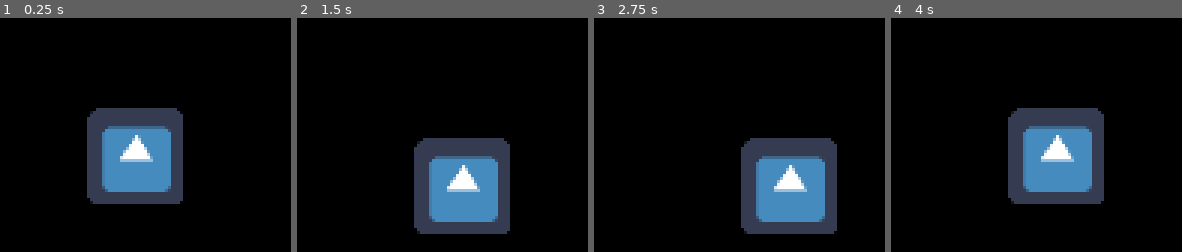
Above: before the commit, frames 1-4 (left to right).
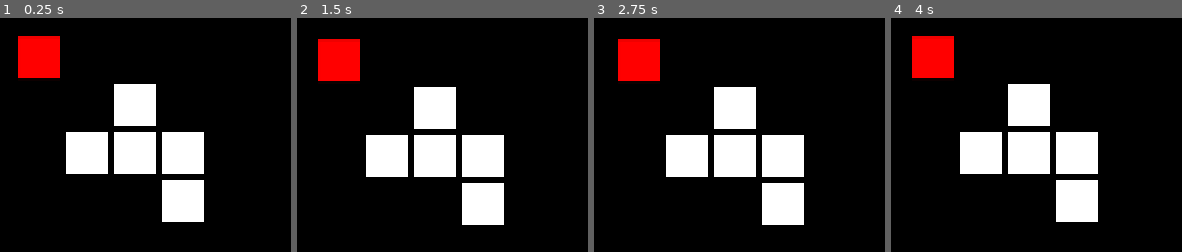
Above: after the commit, the same moments.

Repository: skugele/polyomino-imagery-env
Game: Godot game, scene res://scenes/experiment.tscn
The game is run twice, just before and just after one commit, with the same random seed, the same clock (stepped at 60 frames per second) and the same inputs. The engine's default icon, where the game draws it, is replaced by a stand-in: a white triangle on a blue panel in a dark square.
Inputs:
- Up to frame 1 (0.25 s): no input
- Up to frame 2 (1.5 s): tap Enter at 0.5 s; hold Right (ui_right) 0.53-1.28 s; tap Space at 1.25 s; hold Down (ui_down) from 1.28 s (still down)
- Up to frame 3 (2.75 s): tap Enter at 2 s; release Down (ui_down) at 2.03 s; hold Right (ui_right) from 2.03 s (still down)
- Up to frame 4 (4 s): tap Space at 2.75 s; release Right (ui_right) at 2.78 s; hold Up (ui_up) 2.78-3.53 s; tap Enter at 3.5 s; hold Left (ui_left) from 3.53 s (still down)

The runs differ from the first frame. In frame 1, 21% of the frame differs, in the area x 6-71%, y 7-88%; in frame 2, 21%; in frame 3, 23%, in the area x 8-84%, y 8-93%; in frame 4, 21%.

Commit message:
Adds polyomino creation using a TileMap

Diff:
--- a/godot/scenes/experiment.tscn
+++ b/godot/scenes/experiment.tscn
@@ -1,14 +1,15 @@
-[gd_scene load_steps=4 format=2]
+[gd_scene load_steps=5 format=2]
 
 [ext_resource path="res://scripts/experiment.gd" type="Script" id=1]
 [ext_resource path="res://scenes/polyomino.tscn" type="PackedScene" id=2]
 [ext_resource path="res://scenes/boundary.tscn" type="PackedScene" id=3]
+[ext_resource path="res://resources/monomino.png" type="Texture" id=4]
 
 [node name="experiment" type="Node2D"]
 script = ExtResource( 1 )
 
 [node name="polyomino" parent="." instance=ExtResource( 2 )]
-position = Vector2( 64.3442, 65.4811 )
+position = Vector2( 64, 64 )
 
 [node name="boundaries" type="Node" parent="."]
 
@@ -23,3 +24,10 @@
 [node name="right" parent="boundaries" instance=ExtResource( 3 )]
 position = Vector2( 128, 0 )
 rotation = 1.5708
+
+[node name="Sprite" type="Sprite" parent="."]
+visible = false
+modulate = Color( 0.290196, 1, 0, 1 )
+position = Vector2( 63.6837, 63.7066 )
+scale = Vector2( 0.25, 0.25 )
+texture = ExtResource( 4 )
--- /dev/null
+++ b/godot/scenes/grid.tscn
@@ -0,0 +1,16 @@
+[gd_scene load_steps=3 format=2]
+
+[ext_resource path="res://scripts/grid.gd" type="Script" id=1]
+[ext_resource path="res://resources/monomino.png" type="Texture" id=2]
+
+[node name="grid" type="TileMap"]
+cell_size = Vector2( 8, 8 )
+cell_custom_transform = Transform2D( 8, 0, 0, 8, 0, 0 )
+cell_tile_origin = 1
+format = 1
+script = ExtResource( 1 )
+
+[node name="Sprite" type="Sprite" parent="."]
+modulate = Color( 1, 0, 0, 1 )
+position = Vector2( 0.00256538, 0.0540886 )
+texture = ExtResource( 2 )
--- /dev/null
+++ b/godot/scenes/monomino.tscn
@@ -0,0 +1,8 @@
+[gd_scene load_steps=2 format=2]
+
+[ext_resource path="res://resources/monomino.png" type="Texture" id=1]
+
+[node name="monomino" type="Node2D"]
+
+[node name="sprite" type="Sprite" parent="."]
+texture = ExtResource( 1 )
--- a/godot/scenes/polyomino.tscn
+++ b/godot/scenes/polyomino.tscn
@@ -1,19 +1,12 @@
-[gd_scene load_steps=4 format=2]
+[gd_scene load_steps=3 format=2]
 
 [ext_resource path="res://scripts/polyomino.gd" type="Script" id=1]
-[ext_resource path="res://icon.png" type="Texture" id=2]
+[ext_resource path="res://scenes/grid.tscn" type="PackedScene" id=3]
 
-[sub_resource type="RectangleShape2D" id=1]
-extents = Vector2( 17, 17 )
-
-[node name="Polyomino" type="KinematicBody2D"]
-collision_layer = 2147483650
-collision_mask = 2
+[node name="polyomino" type="Node2D"]
 script = ExtResource( 1 )
 
-[node name="Sprite" type="Sprite" parent="."]
-scale = Vector2( 0.5, 0.5 )
-texture = ExtResource( 2 )
-
-[node name="CollisionShape2D" type="CollisionShape2D" parent="."]
-shape = SubResource( 1 )
+[node name="grid" parent="." instance=ExtResource( 3 )]
+position = Vector2( -32, -32 )
+cell_size = Vector2( 16, 16 )
+cell_tile_origin = 0
--- a/godot/scripts/experiment.gd
+++ b/godot/scripts/experiment.gd
@@ -30,10 +30,20 @@
 #	'verbosity': 3   # supported values (-1=FATAL; 0=ERROR; 1=WARNING; 2=INFO; 3=DEBUG; 4=TRACE)
 #}
 
+#onready var Monomino = preload("res://scenes/monomino.tscn")
+#onready var grid = $polyomino
+
 func _ready():
+	pass
+#	var on_positions = [
+#		Vector2(2, 1),
+#		Vector2(1, 2), Vector2(2, 2), Vector2(3, 2),
+#		Vector2(3, 3),
+#	]
+#
+#	grid.create(on_positions, Monomino)
 
 	# initialize first polyomino
-	pass
 
 	# initialize Godot-AI-Bridge
 #	gab.connect(gab_options)
--- a/godot/scripts/globals.gd
+++ b/godot/scripts/globals.gd
@@ -9,8 +9,8 @@
 ##############################
 # action execution constants #
 ##############################
-const LINEAR_DELTA = 10  # change in pixels - used for linear translations
-const ANGULAR_DELTA = 5.0  # change in degrees - used for rotational actions
+const LINEAR_DELTA = 1 # change in pixels - used for linear translations
+const ANGULAR_DELTA = 2.0  # change in degrees - used for rotational actions
 const SCALE_DELTA = Vector2(0.1, 0.1) # change in scale - used for zooming operations
 
 # for translation operations
--- /dev/null
+++ b/godot/scripts/grid.gd
@@ -0,0 +1,19 @@
+extends TileMap
+
+#onready var tile_size = null
+#onready var half_tile_size = null
+#
+#onready var grid_size = null
+#onready var tile_class = null
+
+#onready var grid = []
+
+
+func _ready():
+	pass
+
+func create(on_positions, on_tile):
+	for pos in on_positions:
+		var instance = on_tile.instance()
+		instance.global_position = map_to_world(pos) # + Vector2(7, 7)
+		add_child(instance)
--- a/godot/scripts/polyomino.gd
+++ b/godot/scripts/polyomino.gd
@@ -2,17 +2,20 @@
 
 onready var is_flipped = false
 
-# Declare member variables here. Examples:
-# var a = 2
-# var b = "text"
+onready var Monomino = preload("res://scenes/monomino.tscn")
 
+onready var grid = $grid
 
 # Called when the node enters the scene tree for the first time.
 func _ready():
-	pass # Replace with function body.
 
-func create():
-	pass
+	var on_positions = [
+		Vector2(2, 1),
+		Vector2(1, 2), Vector2(2, 2), Vector2(3, 2),
+		Vector2(3, 3),
+	]
+
+	grid.create(on_positions, Monomino)
 
 	# randomize flip
 
Binary file added: godot/resources/monomino.png
Not shown, added: godot/resources/monomino.xcf
